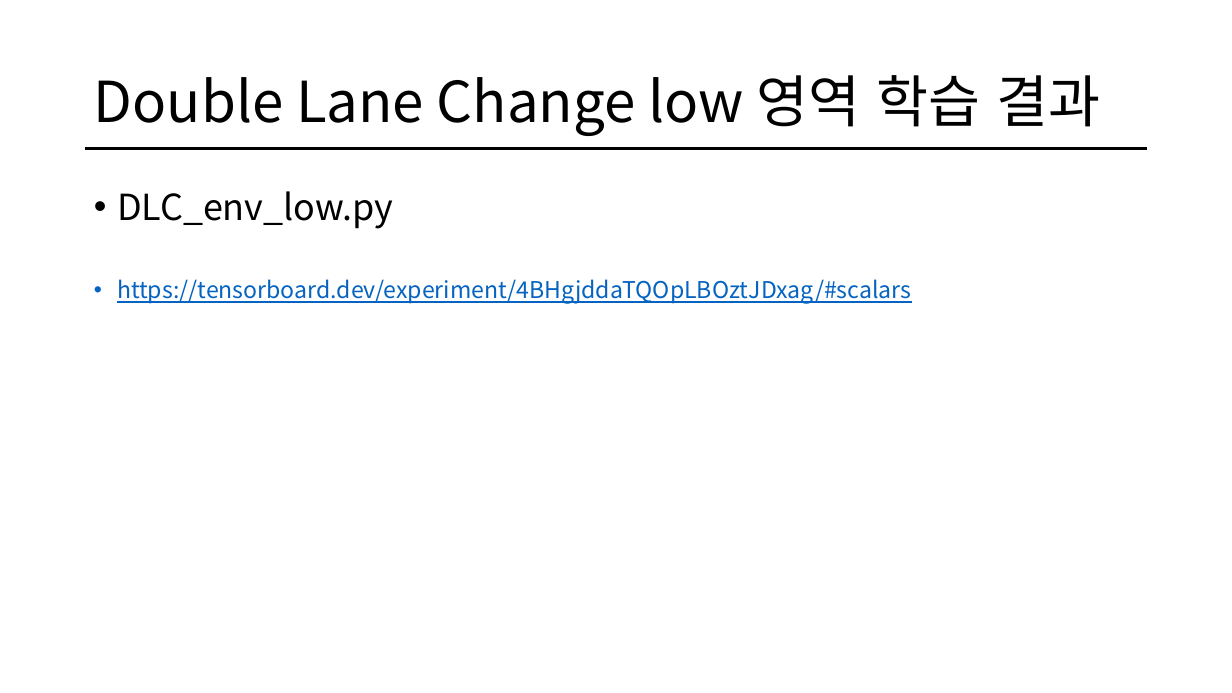
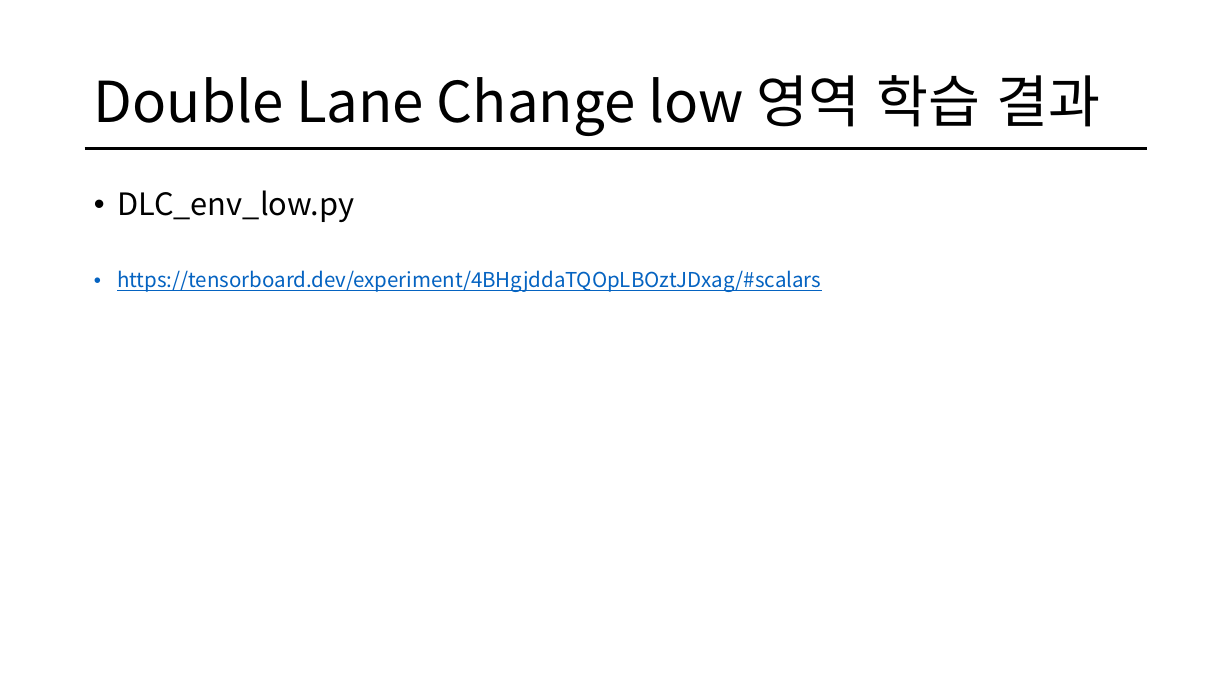
Before and after one commit to HAN2496/CarMakerResults, a slide deck: slide 9 of 1016Report/1014_결과보고.pptx. Drawn at 1232x693 pixels with LibreOffice and Linux fonts; fonts in the diff are those of the drawing. Boxes give left, top, right and bottom in pixels: in the first picture for what was removed or moved away, otherwise in the second. Text is boxed around its words. In the diff, an @@ line names an element or a change of style, - is before the commit and + after.

```diff
--- a/1016Report/1014_결과보고.pptx
+++ b/1016Report/1014_결과보고.pptx
@@ text "DLC_env_low.py" at bbox=[117, 190, 821, 292]: size 28 to 24 pt in "DLC_env_low.py"; size 18 to 16 pt in "https://tensorboard.dev/experiment/4BHgjddaTQOpLBOztJDxag/#s ..." @@
```
Also in this commit, not shown: 3 other slides changed, 1 other file.
